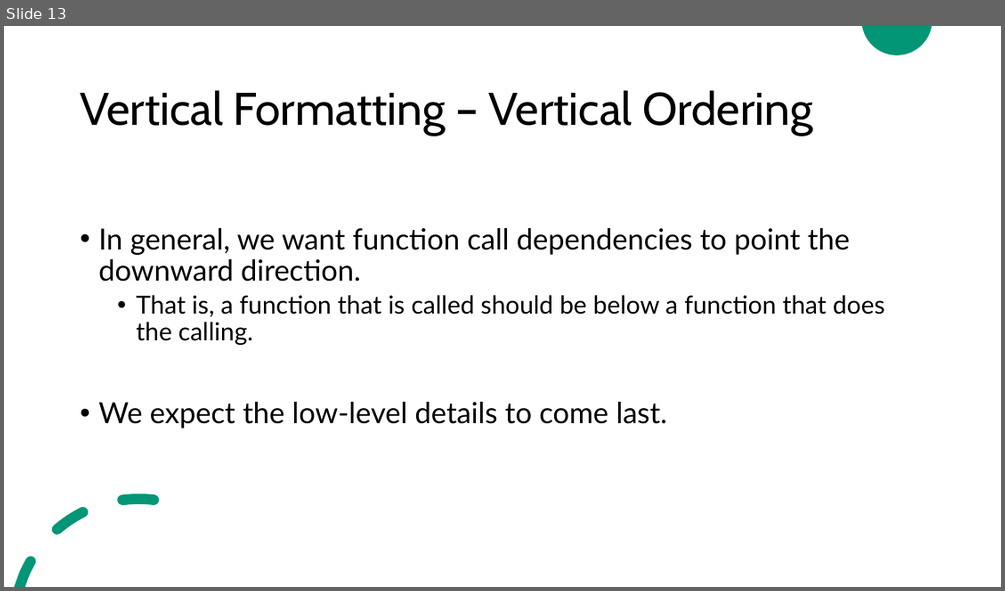
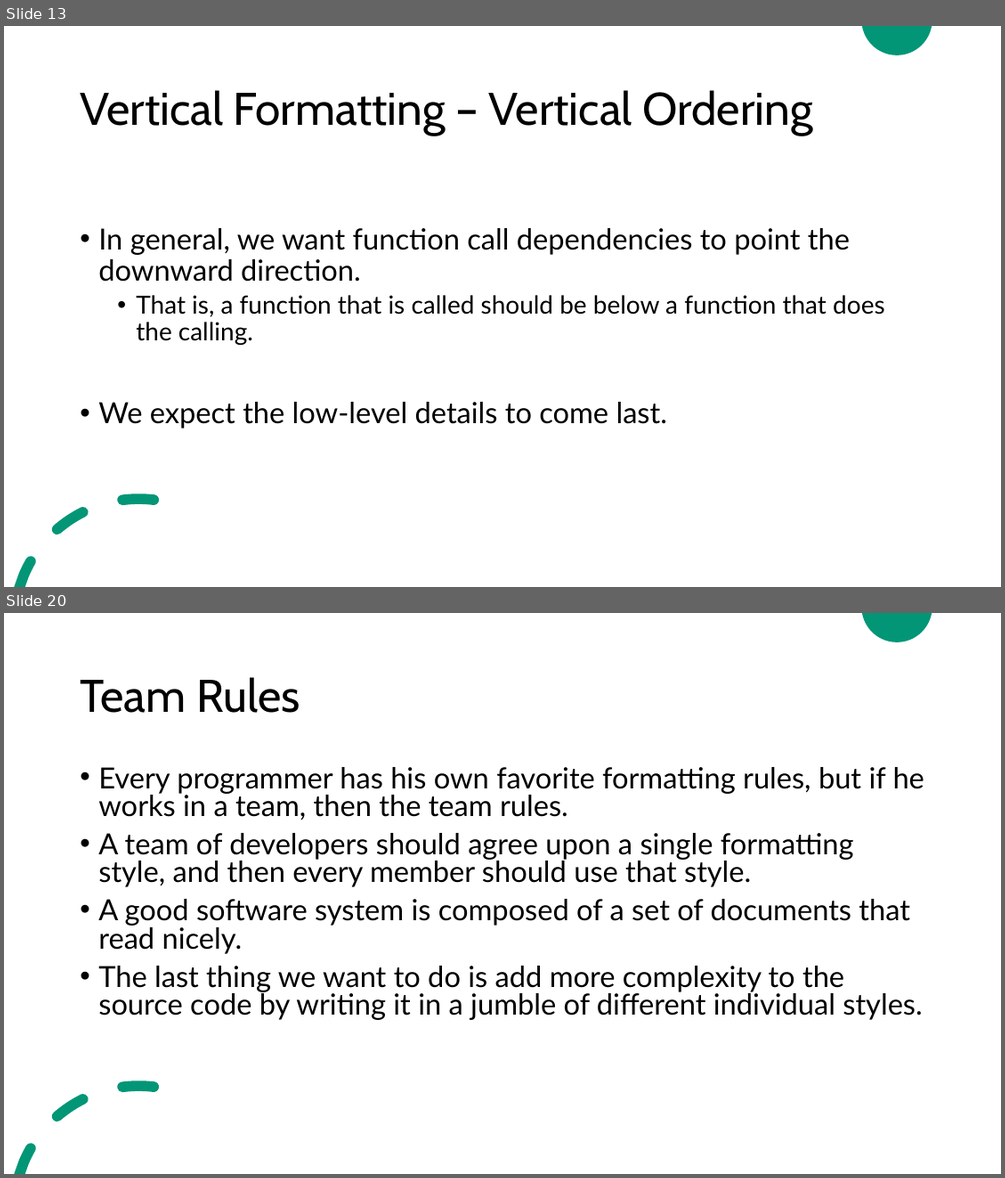
Before and after one commit to ZeinaZayed4/clean-code, a slide deck: Clean Code - Chapter 5.pptx. Shown one above the other, each under a label of ours: slide 13 before the commit, slides 13 and 20 after it; the slides between them are not shown. The pictures are 1005x591 and 1005x1178 pixels, drawn with LibreOffice and Linux fonts; fonts in the diff are those of the drawing. Boxes give left, top, right and bottom in pixels: in the first picture for what was removed or moved away, otherwise in the second. Text is boxed around its words. In the diff, an @@ line names an element or a change of style, - is before the commit and + after.

Commit message:
Update Clean Code - Chapter 5.pptx
Completed chapter 5 "formatting"

```diff
--- a/Clean Code - Chapter 5.pptx
+++ b/Clean Code - Chapter 5.pptx
@@ slide 20 added at box(4, 613, 1001, 1174), background #FFFFFF; not listed: 2 template elements that a slide beside it also shows @@
@@ title added at box(80, 677, 300, 713), 44 pt, text #000000 @@
+Team Rules
@@ text added at box(98, 767, 924, 1020), 28 pt, text #000000 @@
+• Every programmer has his own favorite formatting rules, but if he works in a team, then the team rules.
+• A team of developers should agree upon a single formatting style, and then every member should use that style.
+• A good software system is composed of a set of documents that read nicely.
+• The last thing we want to do is add more complexity to the source code by writing it in a jumble of different individual styles.
```
Also in this commit, not shown: 9 other slides added.
